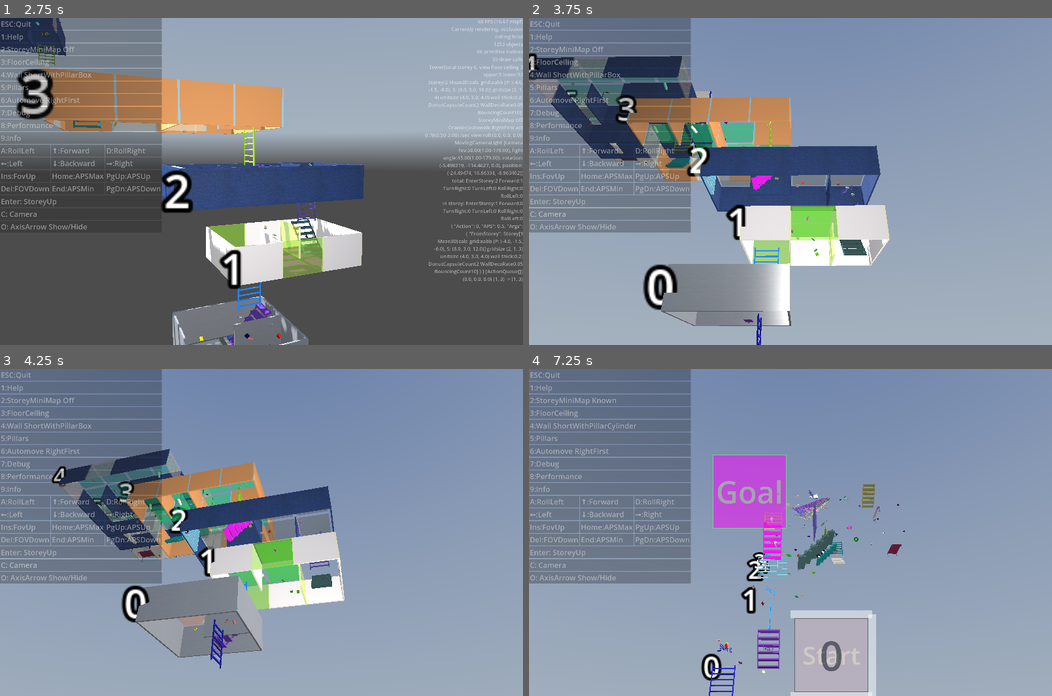
Above: before the commit, frames 1-4 (two rows, left to right).
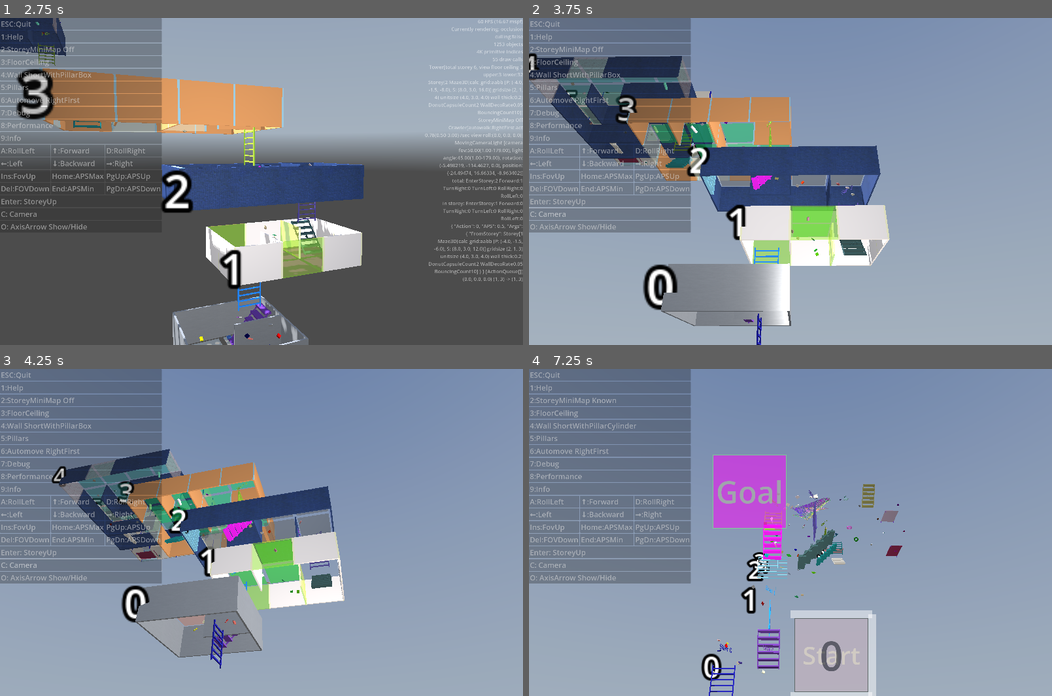
Above: after the commit, the same moments.

Repository: kasworld/gd4maze3d
Game: Godot game, scene res://main.tscn
Two runs of this game, one before a commit and one after it. Both use one fixed random seed, a clock stepped at 60 frames per second and the inputs below. A sky picture missing from this copy of the repository is replaced by a grey-blue gradient.
Inputs (mouse positions are in pixels of both pictures, inside the frame that each line leads up to):
- Up to frame 1 (2.75 s): click "Enter: StoreyUp" at 0.5 s; click "Enter: StoreyUp" at 1.25 s; tap Enter at 2 s; move the mouse to (376, 165) at 2.02 s; hold Right from 2.03 s (still down); tap Q at 2.1 s; click (376, 165) at 2.17 s
- Up to frame 2 (3.75 s): move the mouse to (685, 197) at 2.77 s; release Right at 2.78 s; hold Down 2.78-3.53 s; tap E at 2.85 s; move the mouse to (842, 109) at 3.52 s; hold Right from 3.53 s (still down); tap 1 at 3.6 s
- Up to frame 3 (4.25 s): keep holding Right
- Up to frame 4 (7.25 s): move the mouse to (764, 597) at 4.27 s; release Right at 4.28 s; hold Up 4.28-5.03 s; tap one key every 0.75 s from 4.35 s: 2 3 4 5; click (764, 597) at 4.42 s; move the mouse to (947, 581) at 5.02 s; hold Left 5.03-6.53 s; move the mouse to (633, 483) at 5.77 s; move the mouse to (816, 532) at 6.52 s; hold Down from 6.53 s (still down); click (816, 532) at 6.67 s

Frame 1 is identical in both runs. In frame 2, less than 0.1% of the frame differs, in the area x 9-22%, y 27-45%; in frame 3, less than 0.1%; in frame 4, 0.2%, in the area x 56-72%, y 42-58%.

Commit message:
update add_table4leg

Diff:
--- a/storey/storey.gd
+++ b/storey/storey.gd
@@ -164,8 +164,8 @@
 		var t4l :Table4Leg = preload("res://table_4_leg/table_4_leg.tscn").instantiate()
 		var thick := unit_size.y/50
 		t4l.init(
-			Vector3(unit_size.x/2 * randfn(1,0.5), thick, unit_size.z/2 * randfn(1,0.5)),
-			Vector3(thick,unit_size.y/4 * randfn(1,0.5), thick),
+			Vector3(unit_size.x * [0.2,0.4,0.6,0.8,1.0].pick_random(), thick, unit_size.z * [0.2,0.4,0.6,0.8,1.0].pick_random()),
+			Vector3(thick, unit_size.y * [0.1,0.2,0.3].pick_random() , thick),
 			RandomColorIter.get_and_next(),RandomColorIter.get_and_next())
 		add_child(t4l)
 		var aabb := maze3d.calc_grid.cell_aabb_by_posi( Vector3i(posi.x, 0, posi.y) ).grow(-maze3d.WallThick)
